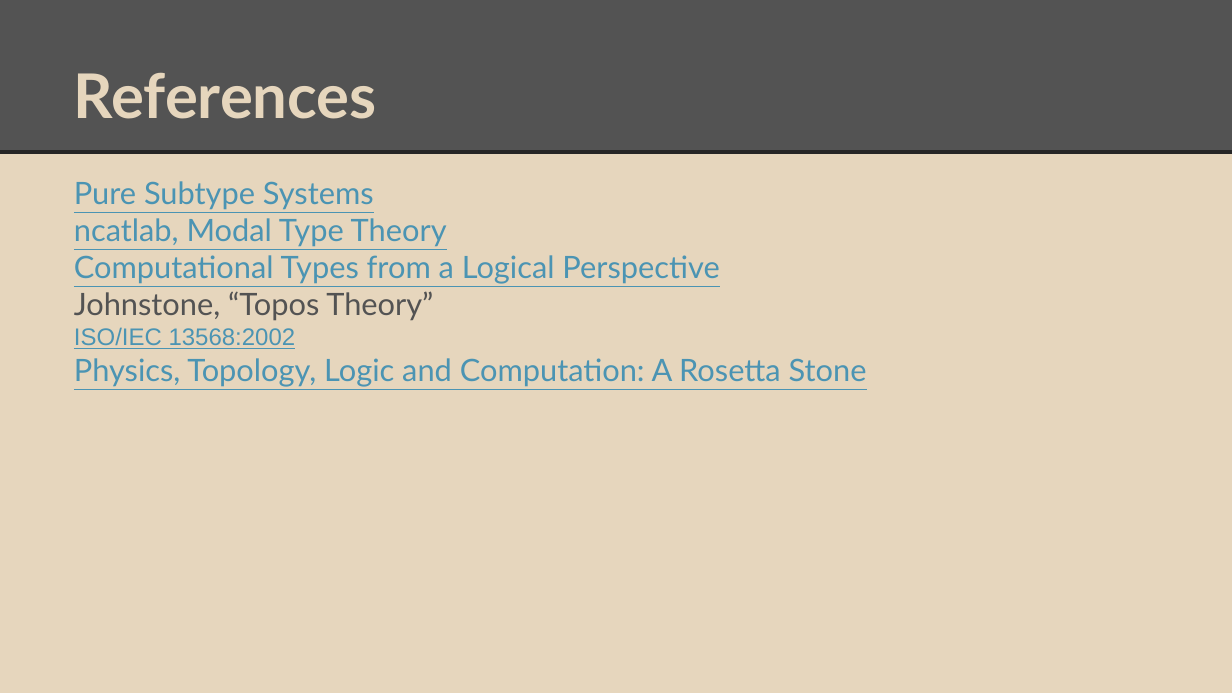
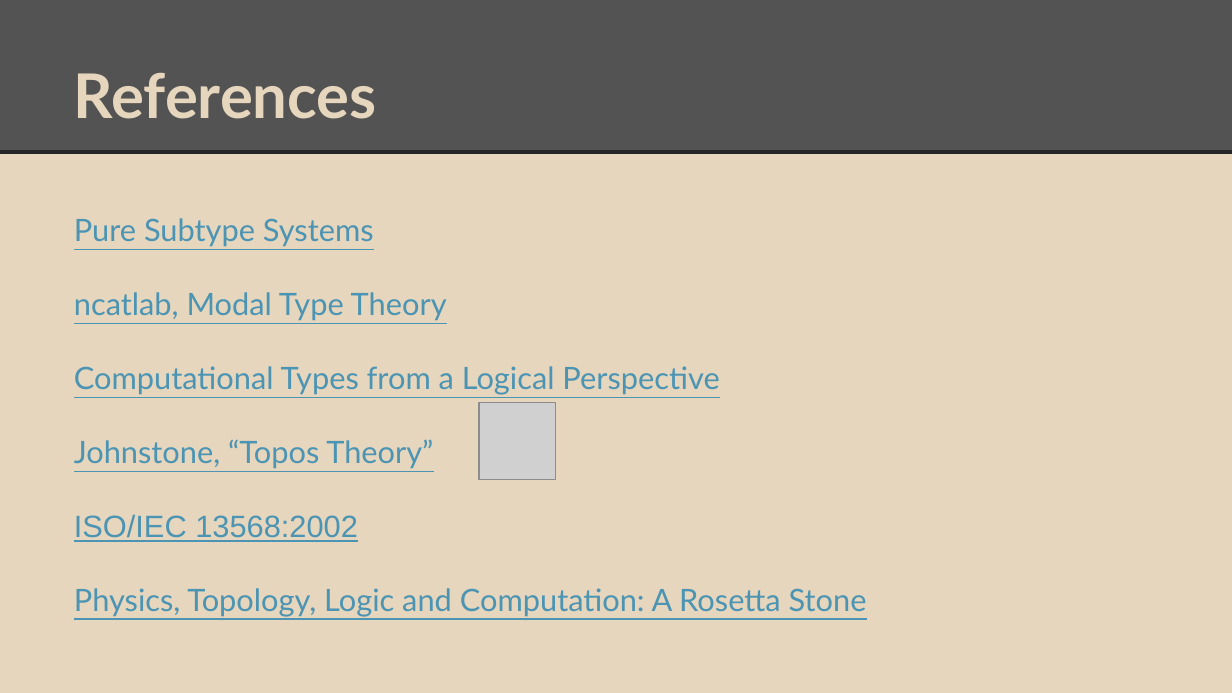
Before and after one commit to degoes-consulting/lambdaconf-2015, a slide deck: slide 38 of speakers/vpatryshev/intuitionistic-type-theory/IntroToIntuitionisticTypeTheory.pptx (slide 34 before the commit). Drawn at 1232x693 pixels with LibreOffice and Linux fonts; fonts in the diff are those of the drawing; grey boxes stand for pictures. Boxes give left, top, right and bottom in pixels: in the first picture for what was removed or moved away, otherwise in the second. Text is boxed around its words. In the diff, an @@ line names an element or a change of style, - is before the commit and + after.

```diff
--- a/speakers/vpatryshev/intuitionistic-type-theory/IntroToIntuitionisticTypeTheory.pptx
+++ b/speakers/vpatryshev/intuitionistic-type-theory/IntroToIntuitionisticTypeTheory.pptx
@@ text "Pure Subtype Systems" at bbox=[74, 218, 867, 617]: text colour #535353 to #4B94B3, underline on in "Johnstone, “Topos Theory”"; size 14 to 18 pt in "ISO/IEC 13568:2002"; line spacing 1 to 2 @@
@@ picture added at bbox=[479, 403, 556, 479] @@
```
Also in this commit, not shown: 23 other slides changed, 4 slides added.
